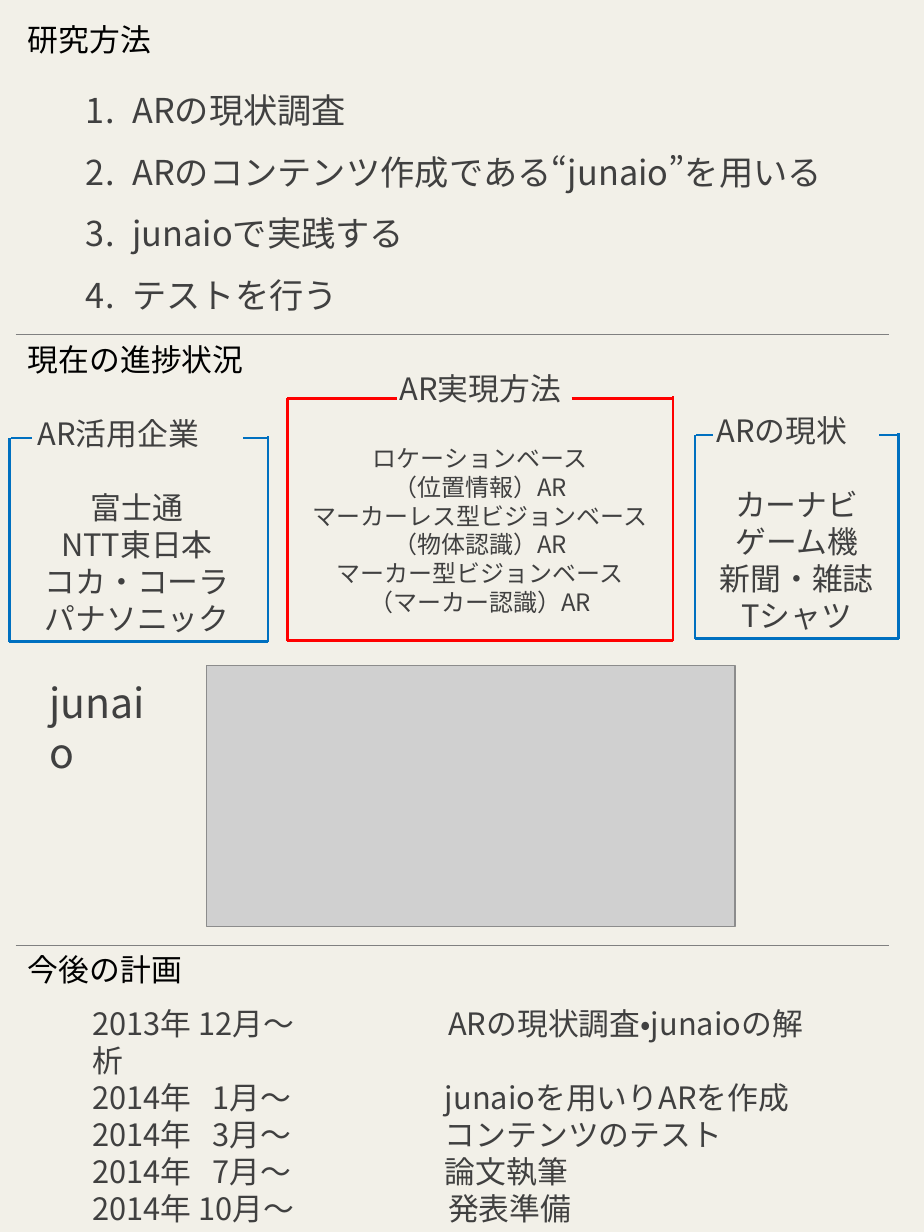
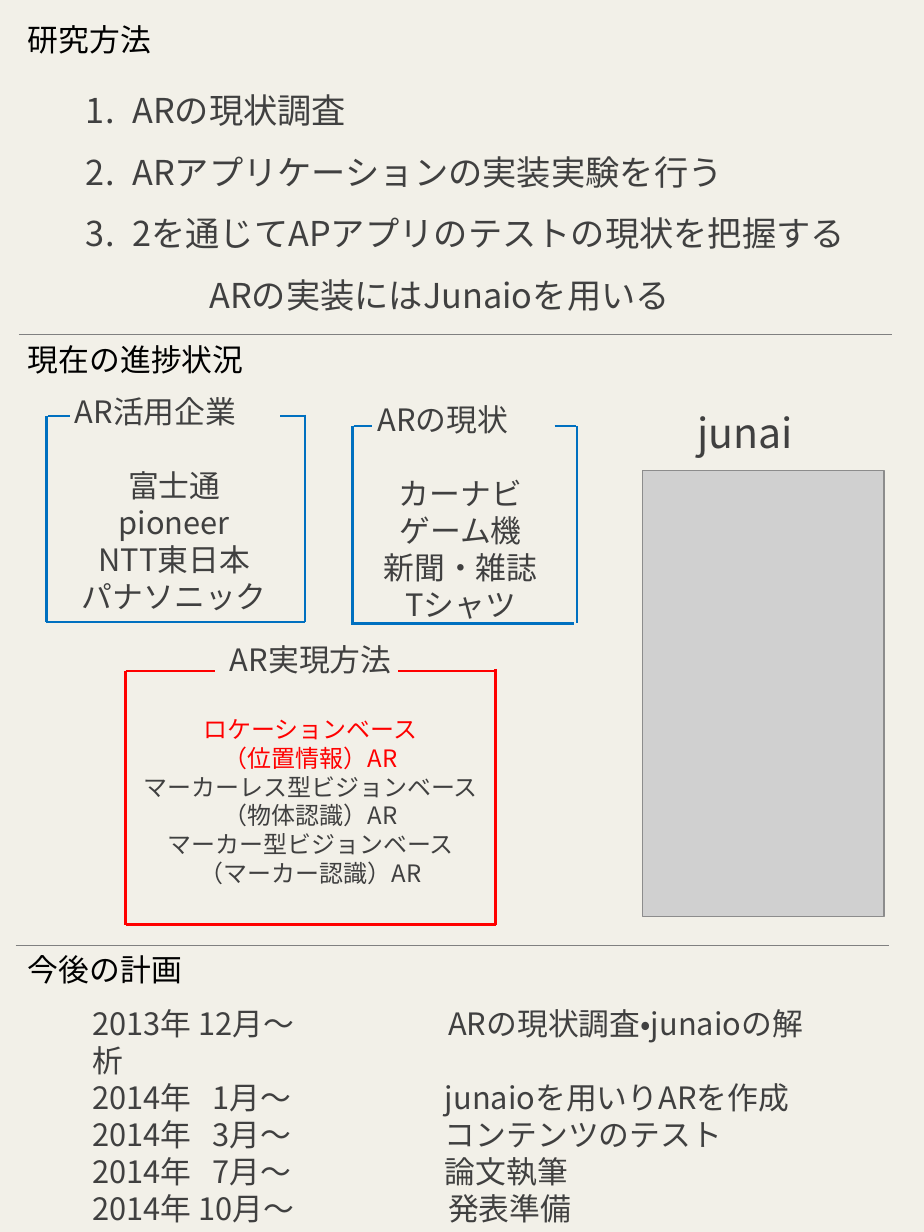
Before and after one commit to keimatsui/kadai, a slide deck: slide 2 of 課題研究/2013/土井貴司/ARシステム開発に.pptx. Drawn at 924x1232 pixels with LibreOffice and Linux fonts; fonts in the diff are those of the drawing; grey boxes stand for pictures. Boxes give left, top, right and bottom in pixels: in the first picture for what was removed or moved away, otherwise in the second. Text is boxed around its words. In the diff, an @@ line names an element or a change of style, - is before the commit and + after.

```diff
--- a/課題研究/2013/土井貴司/ARシステム開発に.pptx
+++ b/課題研究/2013/土井貴司/ARシステム開発に.pptx
@@ text at box(132, 156, 845, 311): text changed @@
-2. ARのコンテンツ作成である“junaio”を用いる
-3. junaioで実践する
-4. テストを行う
+2. ARアプリケーションの実装実験を行う
+3. 2を通じてAPアプリのテストの現状を把握する
+    ARの実装にはJunaioを用いる
@@ 5 lines, 1 text: place and size @@
-5 lines, 1 text at box(10, 419, 269, 642)
+5 lines, 1 text at box(47, 397, 306, 622)
@@ line removed from (287, 398) to (397, 398) @@
@@ text "ARの現状" rewrapped from box(717, 416, 874, 630) to box(377, 405, 538, 625) @@
@@ text "junaio": place and size @@
-text "junaio" at box(37, 671, 180, 771)
+text "junaio" at box(685, 402, 828, 501)
@@ line moved from (695, 435) - (695, 638) to (352, 426) - (352, 623) @@
@@ line moved from (696, 435) - (713, 435) to (354, 426) - (372, 426) @@
@@ line moved from (880, 435) - (898, 435) to (554, 426) - (575, 426) @@
@@ line moved from (898, 434) - (898, 638) to (577, 426) - (577, 623) @@
@@ picture added at box(643, 471, 885, 917) @@
@@ text at box(119, 510, 230, 541): paragraph added @@
+pioneer
@@ text at box(45, 568, 230, 594): paragraph removed @@
-コカ・コーラ
@@ line moved from (695, 638) - (898, 638) to (351, 623) - (574, 623) @@
@@ text "AR実現方法": place and size @@
-text "AR実現方法" at box(313, 374, 648, 613)
+text "AR実現方法" at box(143, 645, 478, 884)
@@ line moved from (673, 397) - (673, 641) to (126, 671) - (126, 925) @@
@@ line moved from (572, 398) - (673, 398) to (126, 671) - (216, 671) @@
@@ picture removed at box(207, 665, 736, 926) @@
@@ line moved from (287, 641) - (673, 641) to (398, 671) - (495, 671) @@
@@ line moved from (287, 398) - (287, 641) to (495, 669) - (495, 925) @@
@@ text at box(203, 719, 417, 769): text colour #404040 to #FF0000 in "ロケーションベース", "（位置情報）AR" @@
@@ line added from (126, 925) to (495, 925), #FF0000 1.5 pt @@
```
Also in this commit, not shown: 1 other slide changed.
